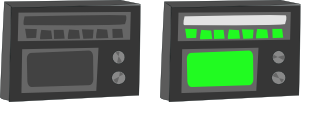
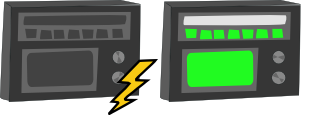
Layer changes from the first (320, 129) image to the second:
painted on "Background" over [108, 59, 158, 115]
